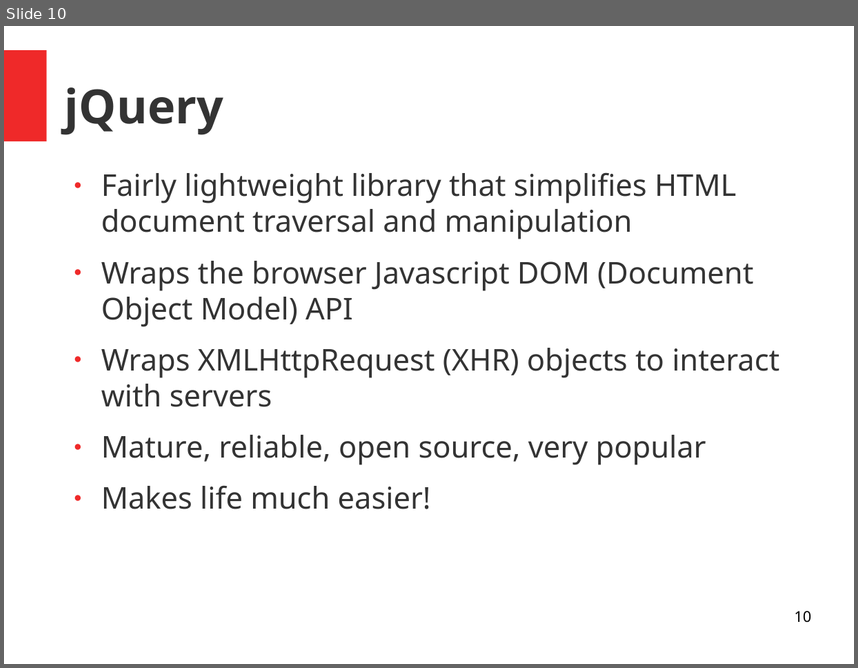
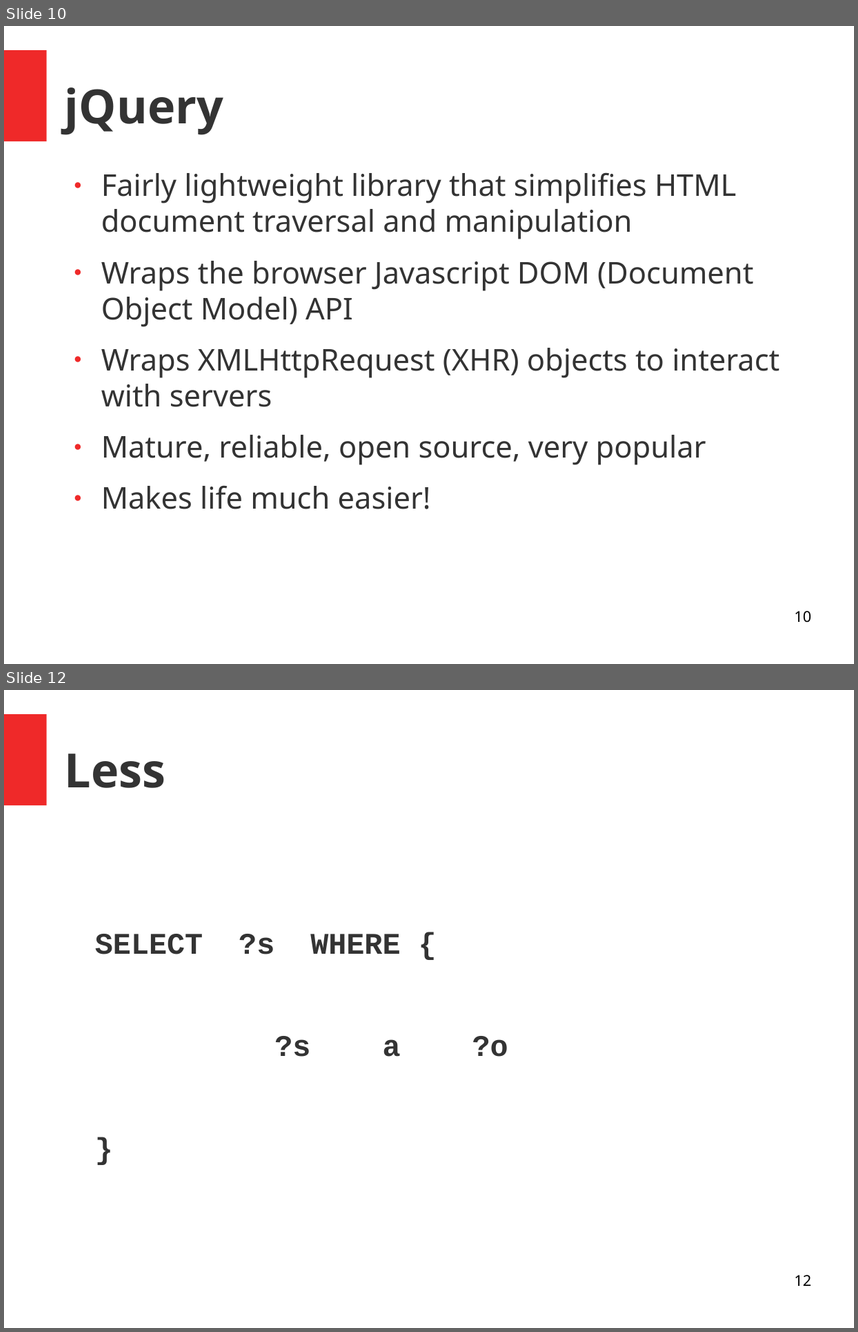
Before and after one commit to danja/danja.github.io, a slide deck: tutorials/browser-sparql-apps/slides.odp. Shown one above the other, each under a label of ours: slide 10 before the commit, slides 10 and 12 after it; the slides between them are not shown. The pictures are 858x668 and 858x1332 pixels, drawn with LibreOffice and Linux fonts; fonts in the diff are those of the drawing. Boxes give left, top, right and bottom in pixels: in the first picture for what was removed or moved away, otherwise in the second. Text is boxed around its words. In the diff, an @@ line names an element or a change of style, - is before the commit and + after.

```diff
--- a/tutorials/browser-sparql-apps/slides.odp
+++ b/tutorials/browser-sparql-apps/slides.odp
@@ slide 12 added at (4, 690, 854, 1328), background #FFFFFF; not listed: 1 template element that a slide beside it also shows @@
@@ title added at (65, 753, 166, 788), 44 pt, text #333333, bold @@
+Less
@@ text added at (95, 934, 508, 1056), 28 pt, text #333333, bold @@
+SELECT ?s WHERE {
+?s a ?o
+}
@@ page number added at (794, 1274, 811, 1285), 14 pt, text #000000 @@
+12
```
Also in this commit, not shown: 2 slides changed, 3 other slides added, 2 other files.
